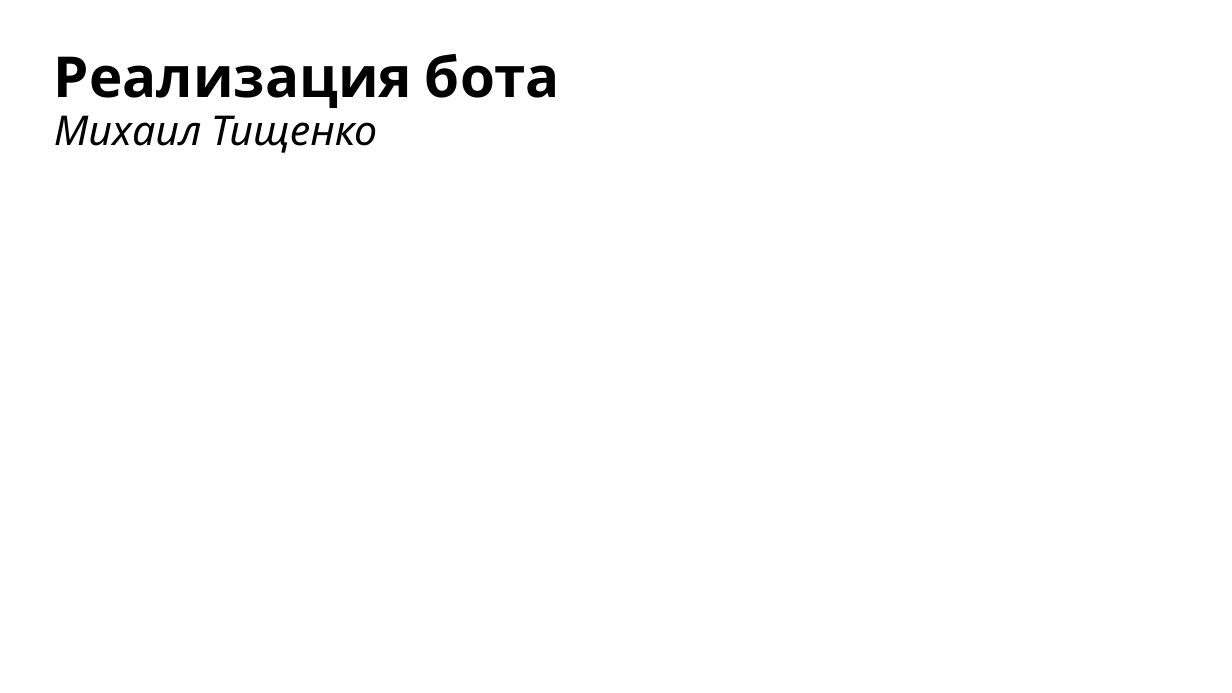
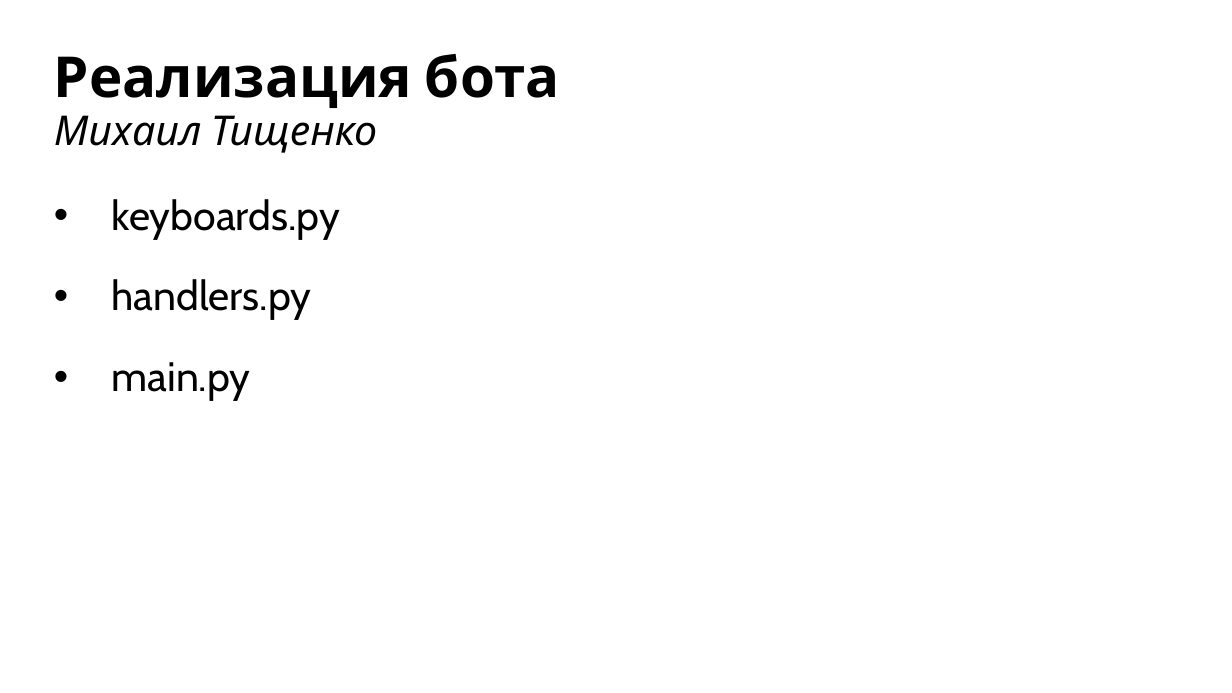
Before and after one commit to yugansonchik/GeoQuest, a slide deck: slide 20 of Презентация GeoQuest.pptx (slide 21 before the commit). Drawn at 1232x693 pixels with LibreOffice and Linux fonts; fonts in the diff are those of the drawing. Boxes give left, top, right and bottom in pixels: in the first picture for what was removed or moved away, otherwise in the second. Text is boxed around its words. In the diff, an @@ line names an element or a change of style, - is before the commit and + after.

Commit message:
Update presentation

```diff
--- a/Презентация GeoQuest.pptx
+++ b/Презентация GeoQuest.pptx
@@ text added at [112,199,340,240], 32 pt, text #000000 @@
+• keyboards.py
@@ text added at [112,279,312,320], 32 pt, text #000000 @@
+• handlers.py
@@ text added at [112,362,251,401], 32 pt, text #000000 @@
+• main.py
```
Also in this commit, not shown: 2 other slides changed, 4 slides added, 1 slide removed, 3 other files.
